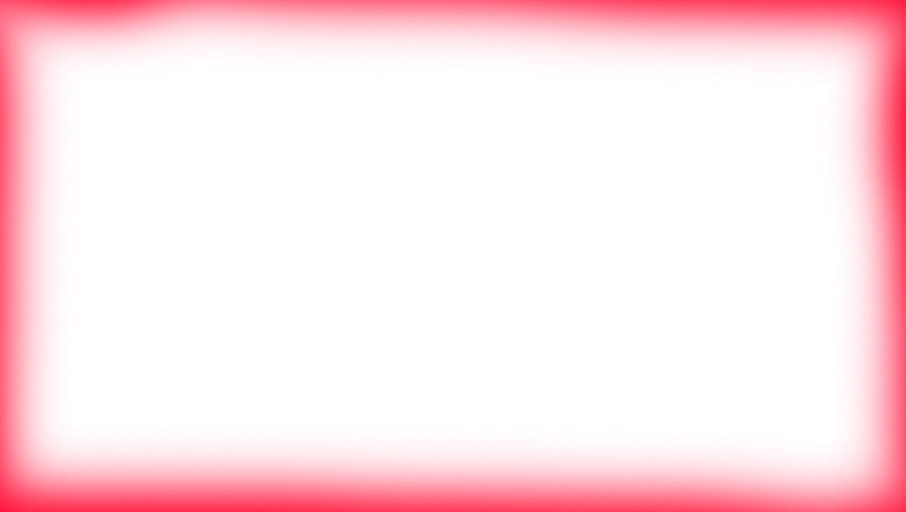
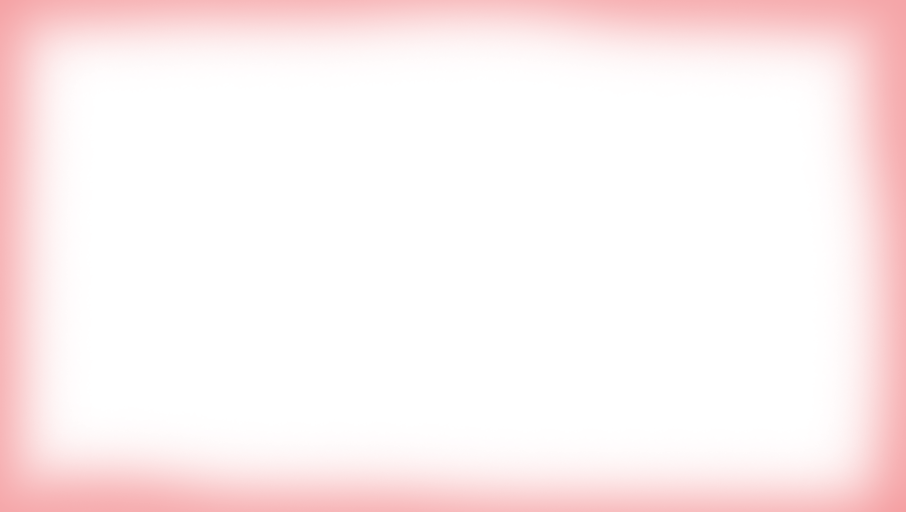
Before/after of a 906 x 512 layered artwork. What changed in the layer stack:
added layer "Capa 0" over [0, 0, 906, 512]
